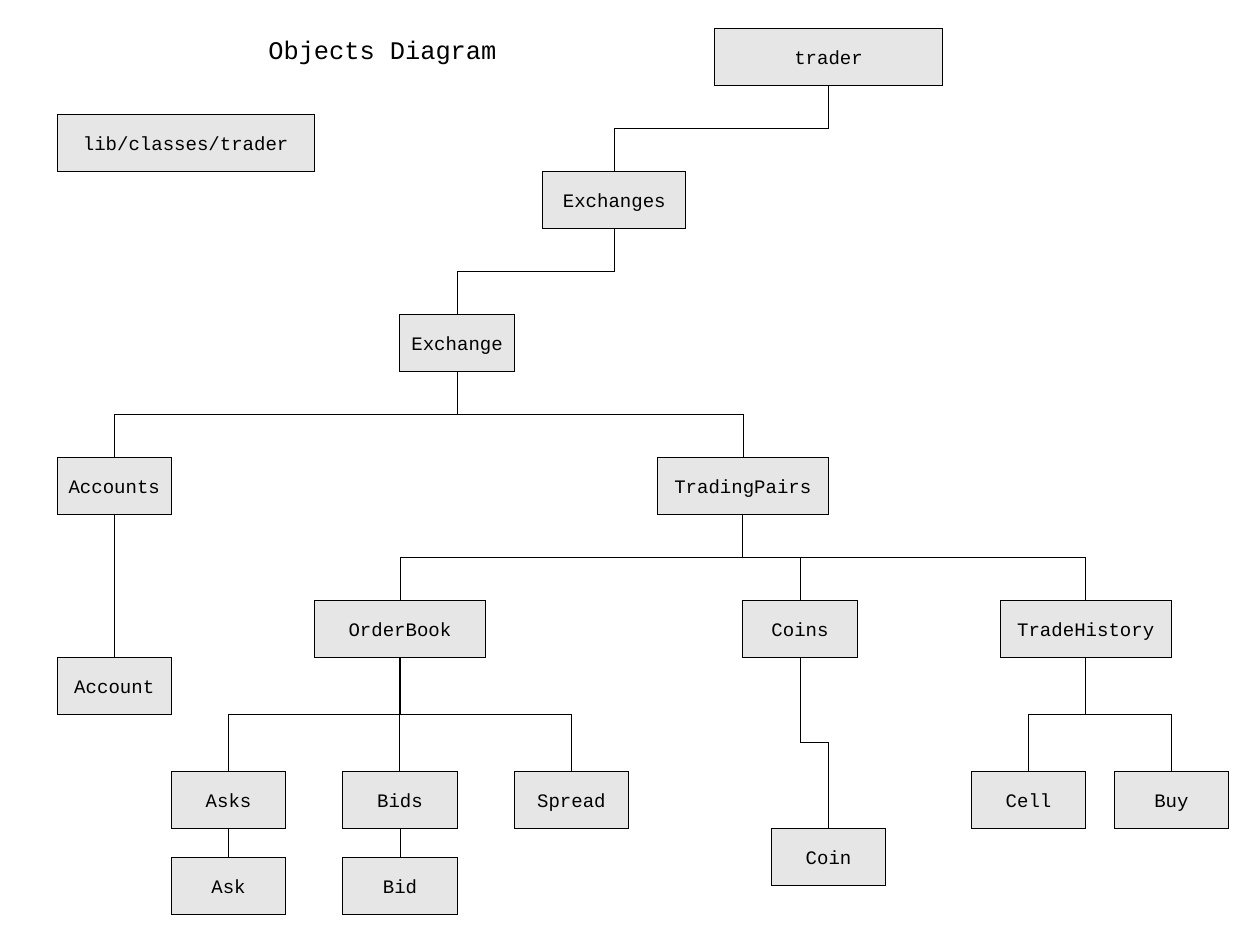
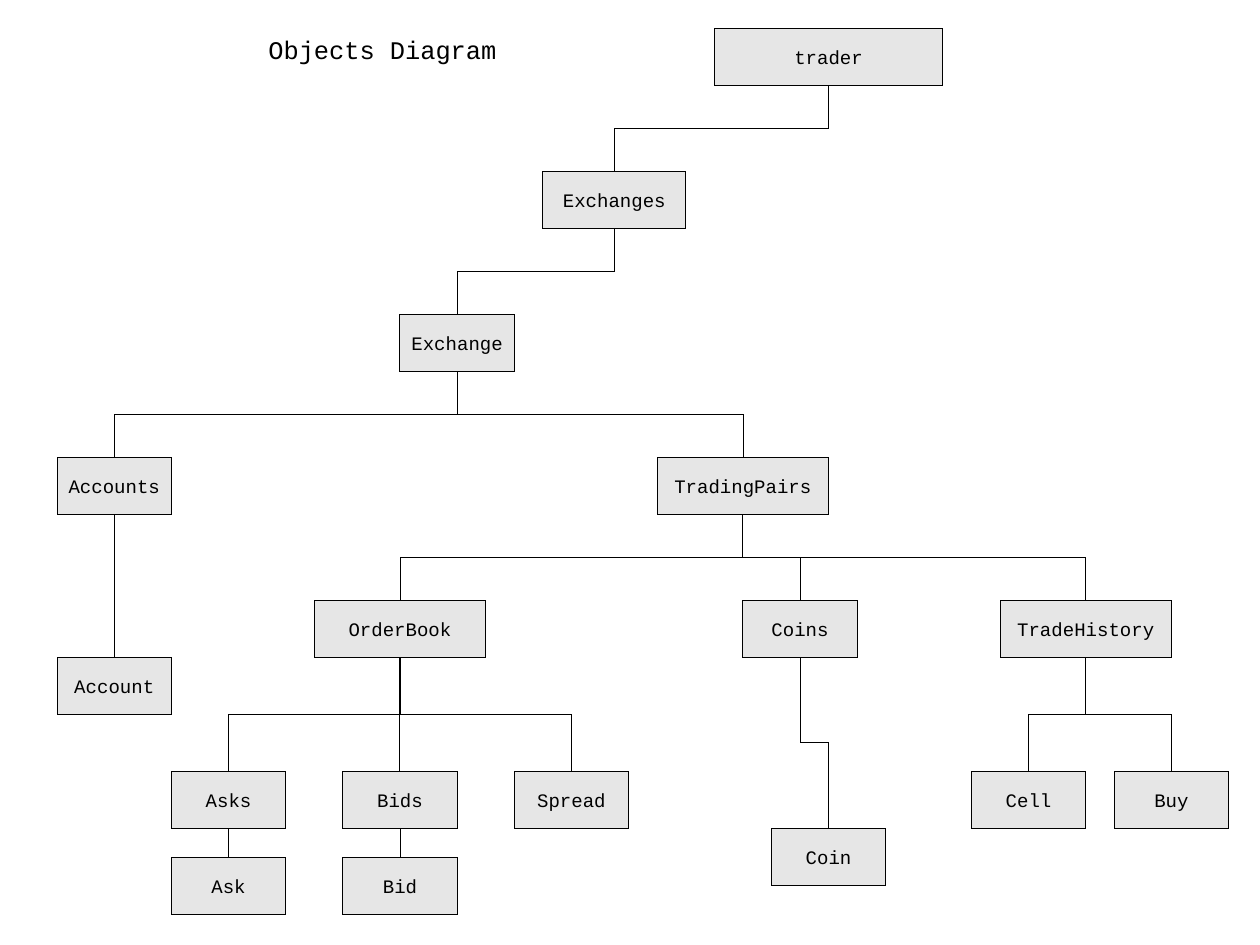
Before and after one commit to JamesLeB/Stout, a slide deck: slide 4 of Documents/trader.odp (slide 2 before the commit). Drawn at 1260x945 pixels with LibreOffice and Linux fonts; fonts in the diff are those of the drawing. Boxes give left, top, right and bottom in pixels: in the first picture for what was removed or moved away, otherwise in the second. Text is boxed around its words. In the diff, an @@ line names an element or a change of style, - is before the commit and + after.

Commit message:
update doc

```diff
--- a/Documents/trader.odp
+++ b/Documents/trader.odp
@@ rectangle removed at bbox=[57, 114, 314, 172] @@
-lib/classes/trader
```
Also in this commit, not shown: 3 slides added, 1 slide removed.
